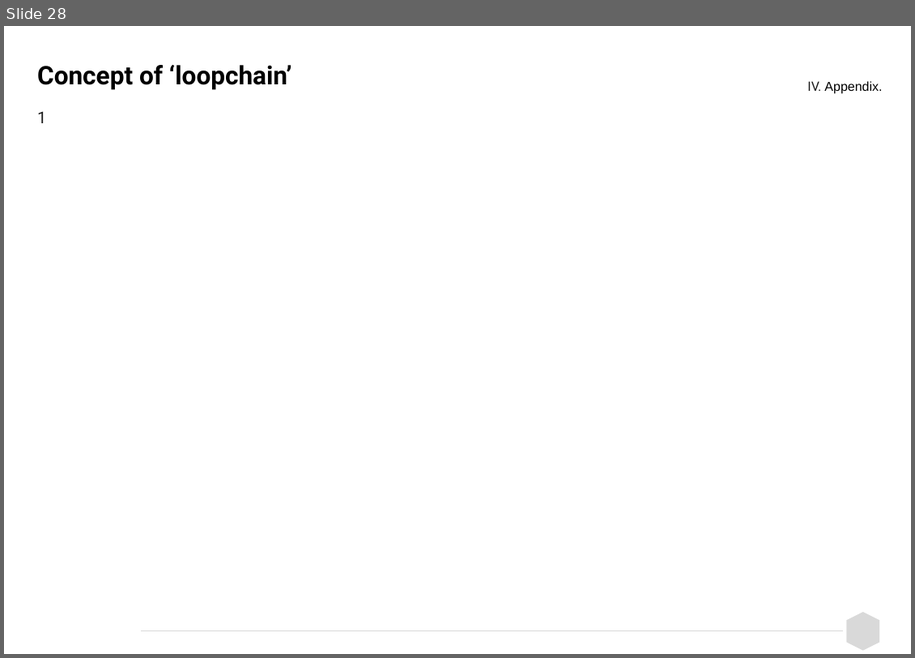
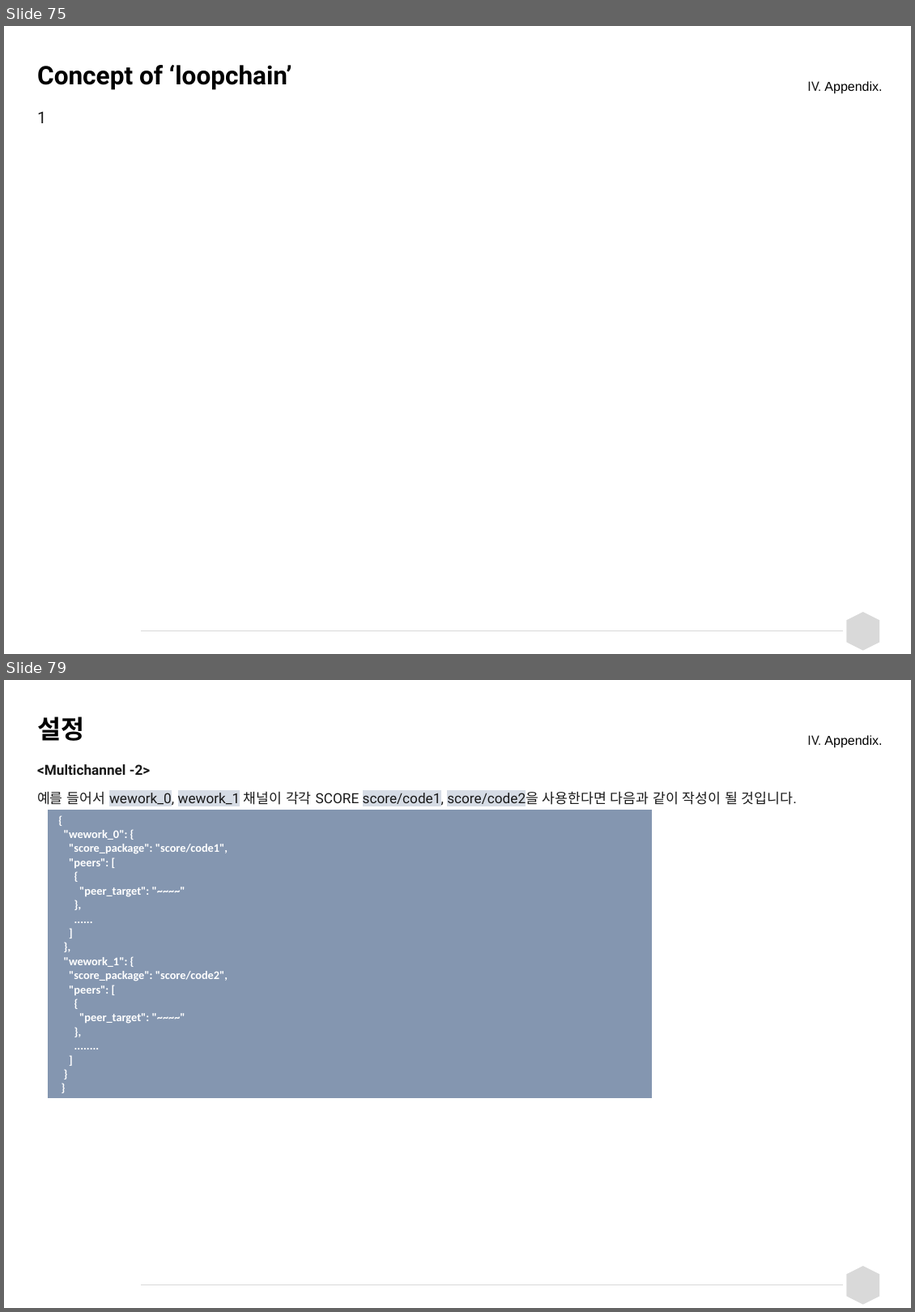
Before and after one commit to spritofwind/loopchain-docs, a slide deck: loopchain_교육_20180322_v0.1.pptx. Shown one above the other, each under a label of ours: slide 28 before the commit, slides 75 and 79 after it; the slides between them are not shown. The pictures are 915x658 and 915x1312 pixels, drawn with LibreOffice and Linux fonts; fonts in the diff are those of the drawing; background and template pictures are left out. Boxes give left, top, right and bottom in pixels: in the first picture for what was removed or moved away, otherwise in the second. Text is boxed around its words. In the diff, an @@ line names an element or a change of style, - is before the commit and + after.

```diff
--- a/loopchain_교육_20180322_v0.1.pptx
+++ b/loopchain_교육_20180322_v0.1.pptx
@@ slide 79 added at (4,680,911,1308), background #FFFFFF; not listed: 2 template elements that a slide beside it also shows @@
@@ title added at (37,716,84,741), 22 pt, text #000000, bold @@
+설정
@@ text added at (808,735,882,748), 11.1 pt, text #000000 @@
+IV. Appendix.
@@ text added at (37,764,797,807), 12 pt, text #1A1A1A @@
+<Multichannel -2>
+예를 들어서 wework_0, wework_1 채널이 각각 SCORE score/code1, score/code2을 사용한다면 다음과 같이 작성이 될 것입니다.
@@ table added at (48,809,652,1096), 1 rows, 1 columns @@
+{ / "wework_0": { / "score_package": "score/code1", / "peers": [ / { / "peer_target": "~~~~" / }, / ...... / ] / }, / "wework_1": { / "score_package": "score/code2", / "peers": [ / { / "peer_target": "~~~~" / }, / ........ / ] / } / }
@@ what was slide 28 is now slide 75 @@
```
Also in this commit, not shown: 12 slides changed, 55 other slides added, 7 other files.
